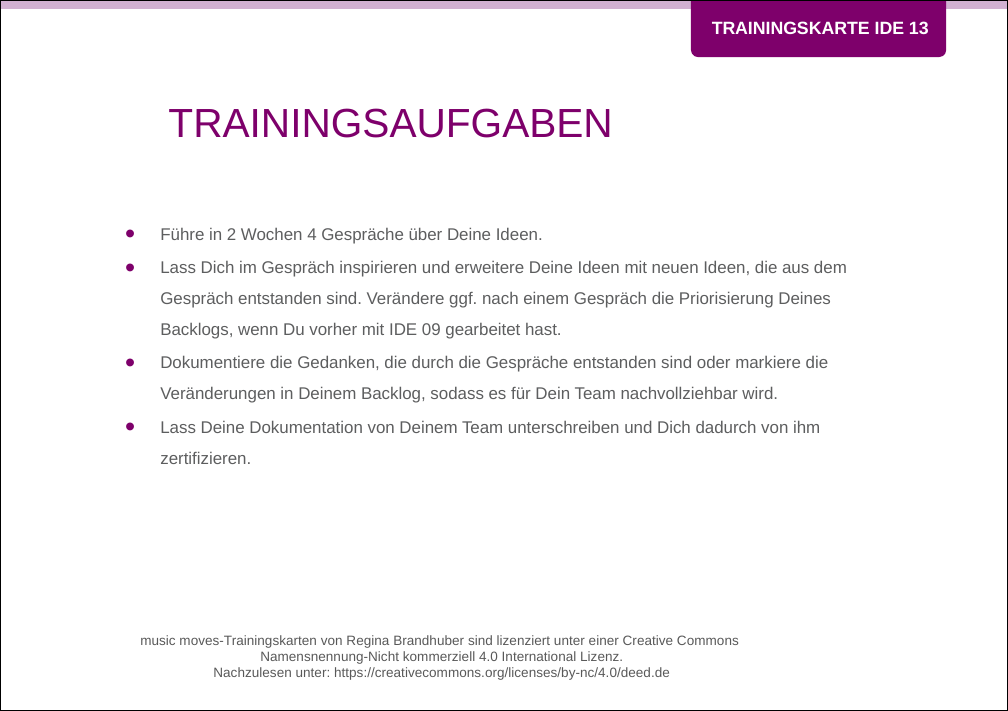
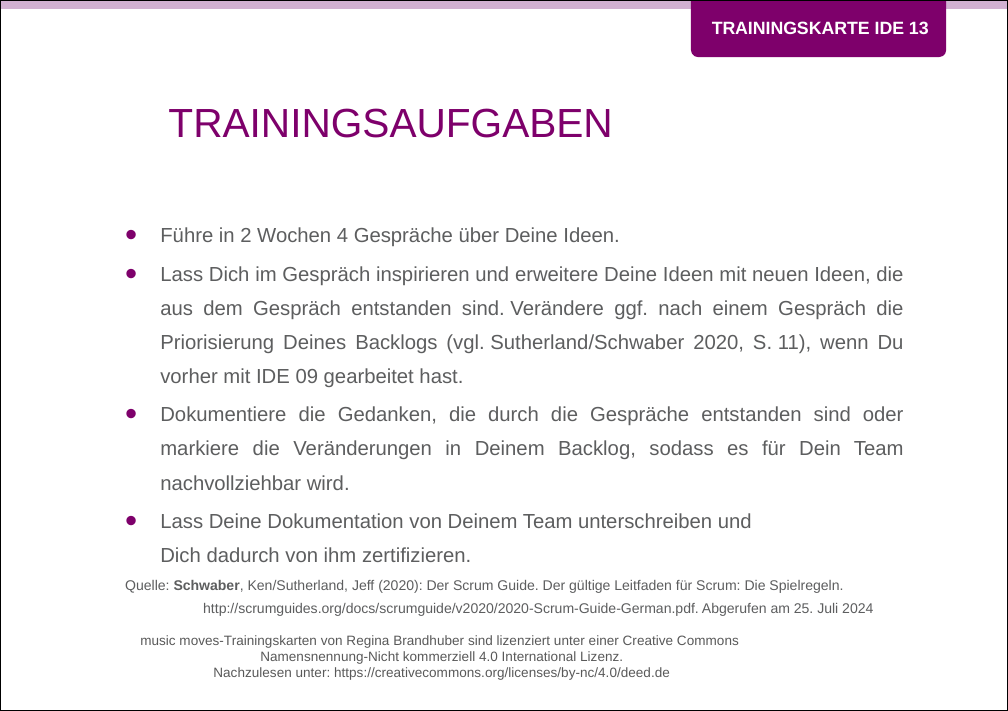
Before and after one commit to Teamtool/training-materials, a slide deck: slide 2 of training-cards/music moves/Ideas (IDE)/ger/apprentice/ger_IDE_13_Raus_aus_dem_Schneckenhaus_MM_A.pptx. Drawn at 1008x711 pixels with LibreOffice and Linux fonts; fonts in the diff are those of the drawing; background and template pictures are left out. Boxes give left, top, right and bottom in pixels: in the first picture for what was removed or moved away, otherwise in the second. Text is boxed around its words. In the diff, an @@ line names an element or a change of style, - is before the commit and + after.

```diff
--- a/training-cards/music moves/Ideas (IDE)/ger/apprentice/ger_IDE_13_Raus_aus_dem_Schneckenhaus_MM_A.pptx
+++ b/training-cards/music moves/Ideas (IDE)/ger/apprentice/ger_IDE_13_Raus_aus_dem_Schneckenhaus_MM_A.pptx
@@ text at [160,227,904,562]: size 10 to 12 pt in "Führe in 2 Wochen 4 Gespräche über ...", "Dokumentiere die Gedanken, die durch die Gespräche ...", "Lass Deine Dokumentation von Deinem Team unterschreiben ..."; alignment left to justified; line spacing 1.5 to 1.4 @@
@@ text at [160,266,904,387]: text changed; size 10 to 12 pt @@
-• Lass Dich im Gespräch inspirieren und erweitere Deine Ideen mit neuen Ideen, die aus dem Gespräch entstanden sind. Verändere ggf. nach einem Gespräch die Priorisierung Deines Backlogs, wenn Du vorher mit IDE 09 gearbeitet hast.
+• Lass Dich im Gespräch inspirieren und erweitere Deine Ideen mit neuen Ideen, die aus dem Gespräch entstanden sind. Verändere ggf. nach einem Gespräch die Priorisierung Deines Backlogs (vgl. Sutherland/Schwaber 2020, S. 11), wenn Du vorher mit IDE 09 gearbeitet hast.
@@ text at [125,580,873,616]: paragraph added @@
+Quelle: Schwaber, Ken/Sutherland, Jeff (2020): Der Scrum Guide. Der gültige Leitfaden für Scrum: Die Spielregeln.
+http://scrumguides.org/docs/scrumguide/v2020/2020-Scrum-Guide-German.pdf. Abgerufen am 25. Juli 2024
```
Also in this commit, not shown: 1 other slide changed, 7 other files.
